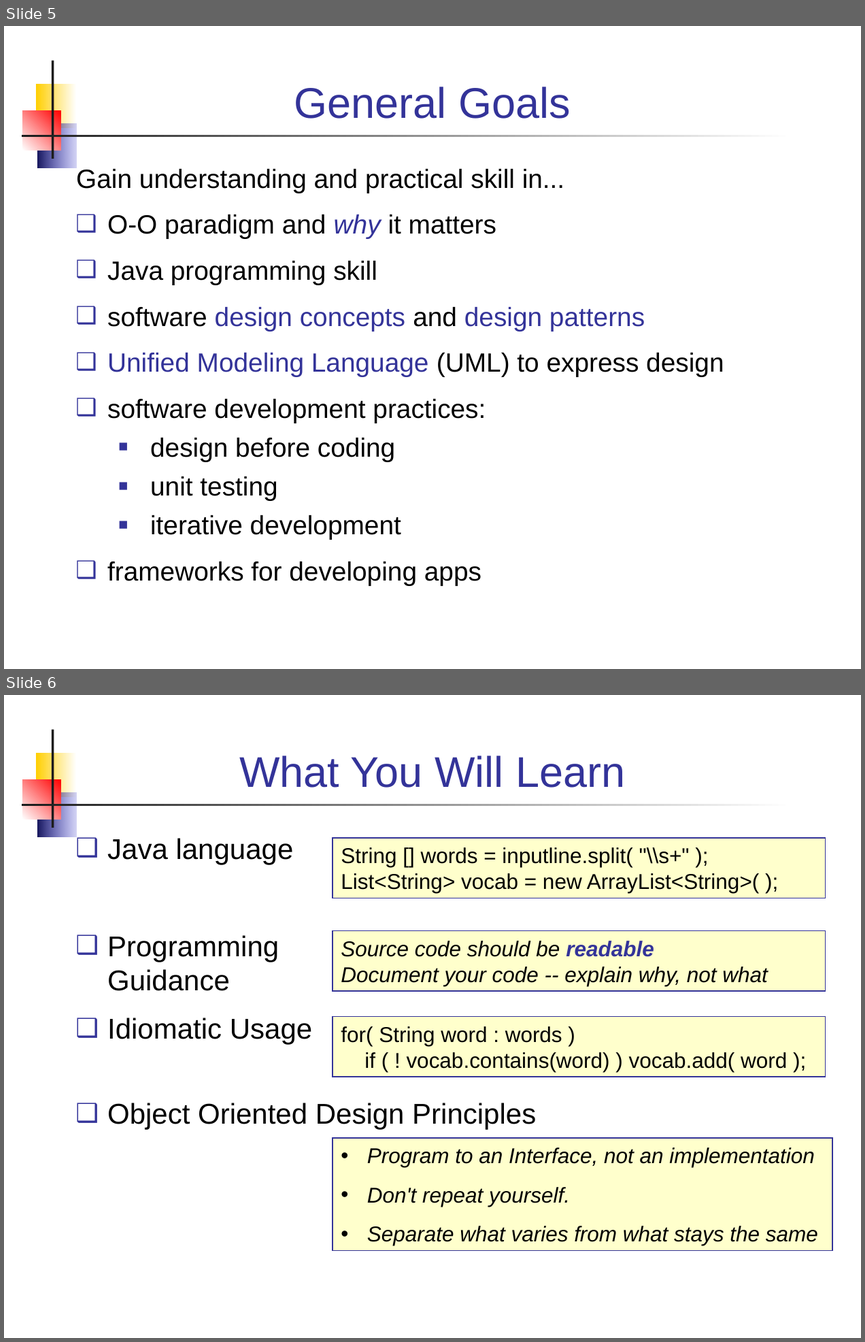
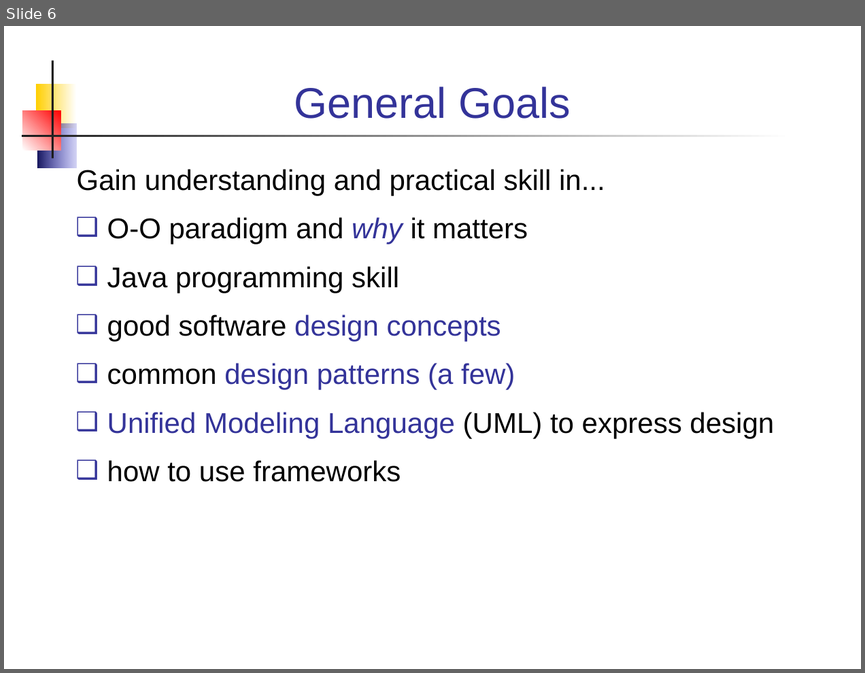
Before and after one commit to skeoop/skeoop.github.io, a slide deck: week1/0-Introduction-to-Course.ppt. Shown one above the other, each under a label of ours: slides 5 and 6 before the commit, slide 6 after it. The pictures are 865x1342 and 865x673 pixels, drawn with LibreOffice and Linux fonts; fonts in the diff are those of the drawing. Boxes give left, top, right and bottom in pixels: in the first picture for what was removed or moved away, otherwise in the second. Text is boxed around its words. In the diff, an @@ line names an element or a change of style, - is before the commit and + after.

Commit message:
minor updates to patterns

```diff
--- a/week1/0-Introduction-to-Course.ppt
+++ b/week1/0-Introduction-to-Course.ppt
@@ slide 6 removed at (4,695,861,1338), background #FFFFFF; not listed: 5 template elements that a slide beside it also shows @@
@@ title removed at (239,756,625,787) @@
-What You Will Learn
@@ text removed at (107,838,536,1130) @@
-❑ Java language
-❑ Programming
-  Guidance
-❑ Idiomatic Usage
-❑ Object Oriented Design Principles
@@ rectangle removed at (332,838,825,898) @@
-String [] words = inputline.split( "\\s+" );
-List<String> vocab = new ArrayList<String>( );
@@ rectangle removed at (332,930,825,991) @@
-Source code should be readable
-Document your code -- explain why, not what
@@ rectangle removed at (332,1016,825,1076) @@
-for( String word : words )
-if ( ! vocab.contains(word) ) vocab.add( word );
@@ rectangle removed at (332,1138,832,1251) @@
-• Program to an Interface, not an implementation
-• Don't repeat yourself.
-• Separate what varies from what stays the same
@@ what was slide 5 is now slide 6 @@
@@ slide 6 changed as well @@
@@ text at (77,169,774,438): size 22.2 to 24 pt in "Gain understanding and practical skill in...", "O-O paradigm and why it matters", "Java programming skill", "Unified Modeling Language (UML) to express design" @@
@@ text at (107,314,515,390): text changed; size 22.2 to 24 pt @@
-❑ software design concepts and design patterns
+❑ good software design concepts
+❑ common design patterns (a few)
@@ text at (107,460,400,482): text changed; size 22.2 to 24 pt @@
-❑ software development practices:
-  ■ design before coding
-  ■ unit testing
-  ■ iterative development
-❑ frameworks for developing apps
+❑ how to use frameworks
```
Also in this commit, not shown: 7 other slides changed, 3 slides added, 1 other slide removed, 10 other files.
